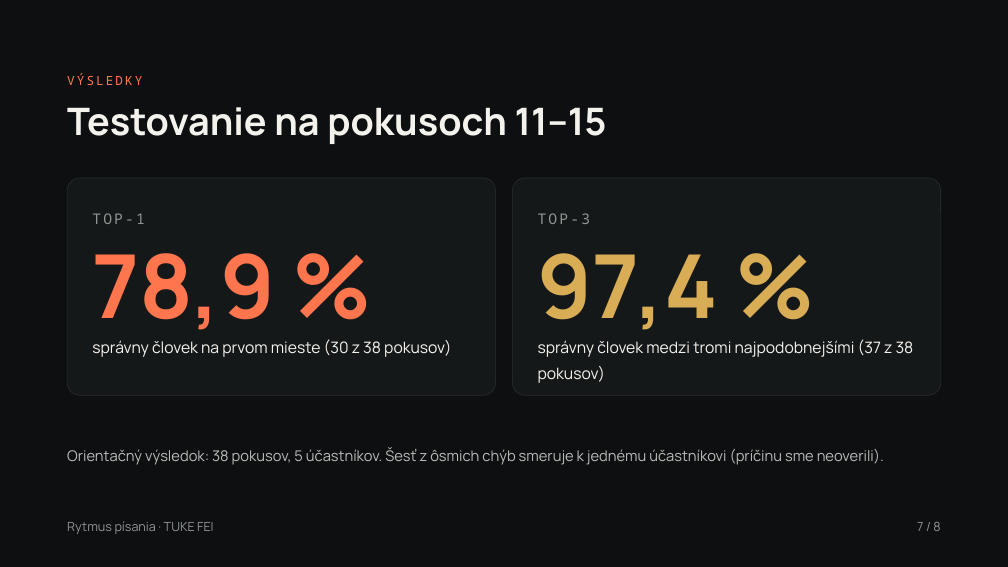
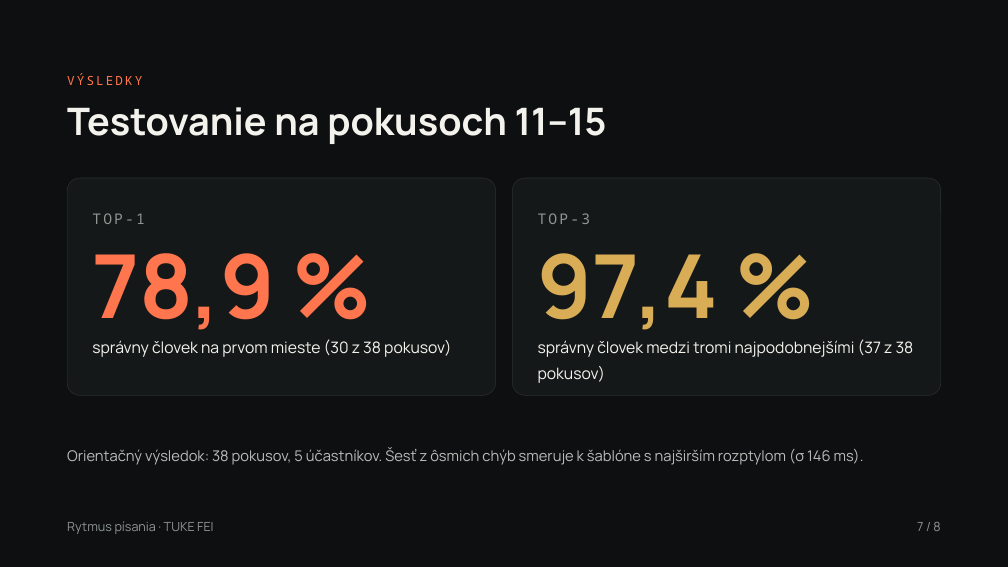
Before and after one commit to tetianamohorian23/bsb-keystroke, a slide deck: slide 7 of Rytmus písania obhajoba (aktualizovaná).pptx. Drawn at 1008x567 pixels with LibreOffice and Linux fonts; fonts in the diff are those of the drawing. Boxes give left, top, right and bottom in pixels: in the first picture for what was removed or moved away, otherwise in the second. Text is boxed around its words. In the diff, an @@ line names an element or a change of style, - is before the commit and + after.

Commit message:
small updates and new verison of slides

```diff
--- a/Rytmus písania obhajoba (aktualizovaná).pptx
+++ b/Rytmus písania obhajoba (aktualizovaná).pptx
@@ text at [67,448,864,465]: text changed @@
-Orientačný výsledok: 38 pokusov, 5 účastníkov. Šesť z ôsmich chýb smeruje k jednému účastníkovi (príčinu sme neoverili).
+Orientačný výsledok: 38 pokusov, 5 účastníkov. Šesť z ôsmich chýb smeruje k šablóne s najširším rozptylom (σ 146 ms).
```
Also in this commit, not shown: 2 other files.
